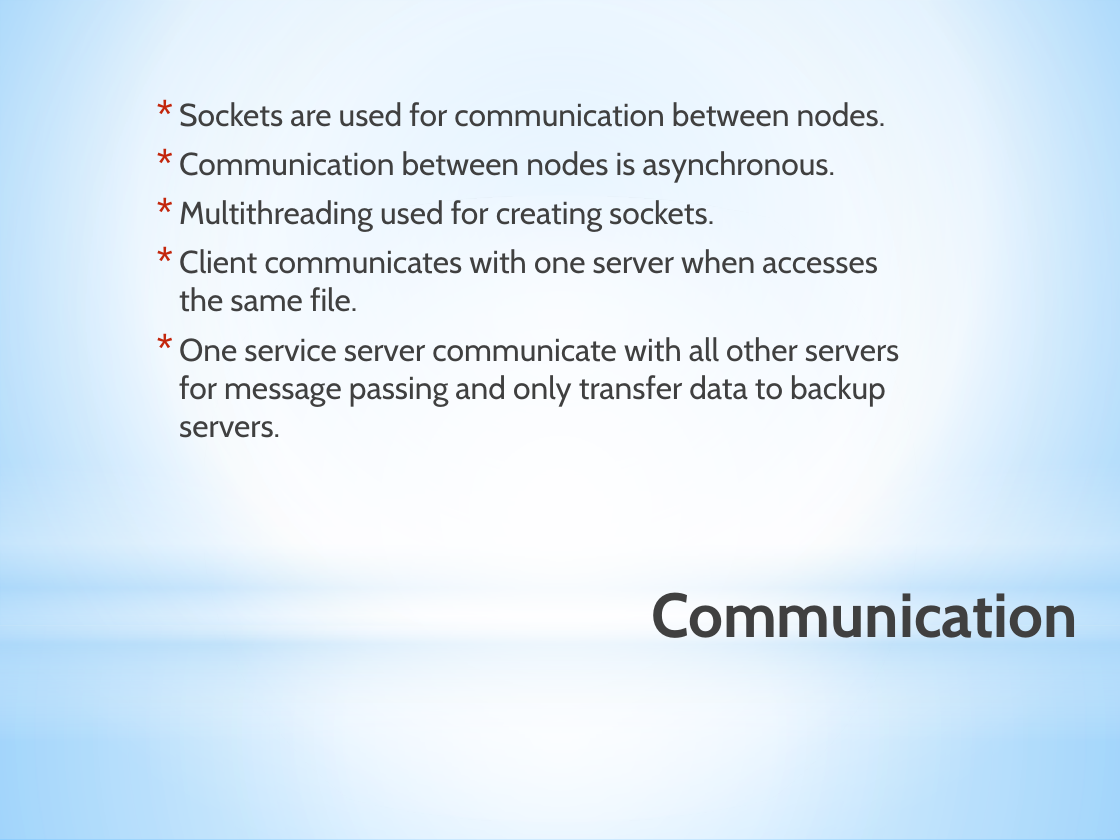
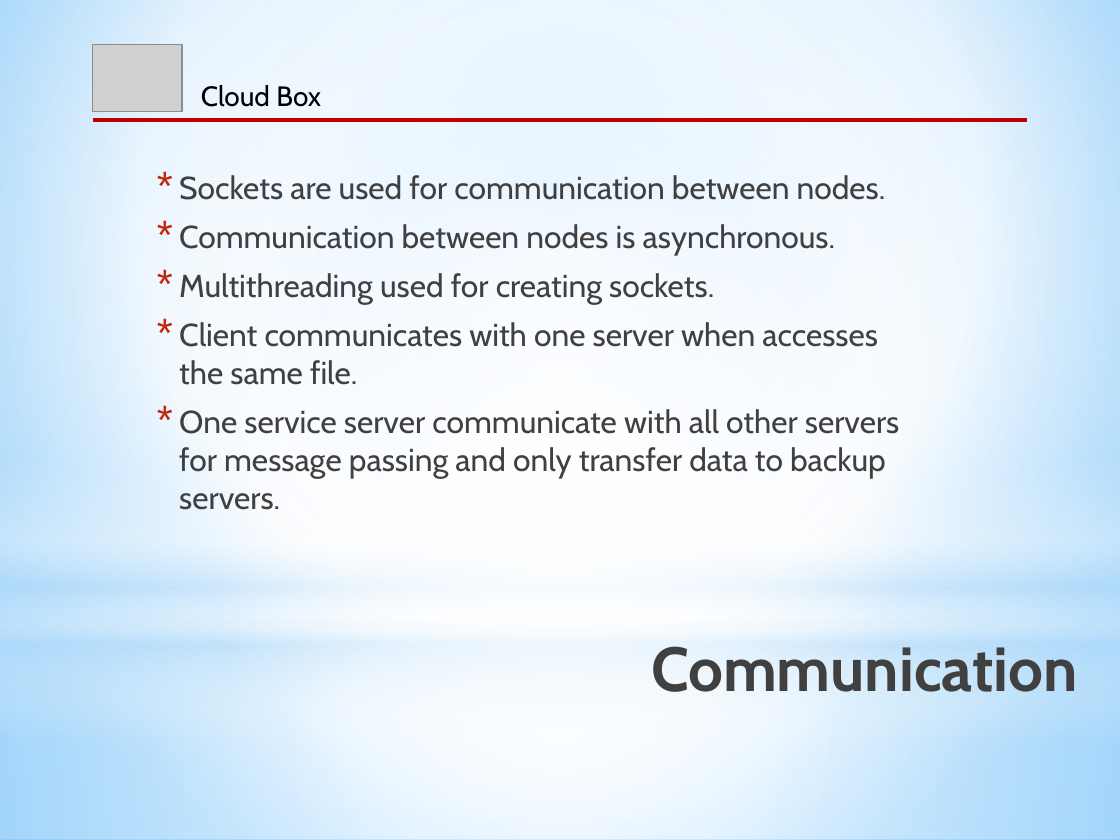
Before and after one commit to CICS525Project/DropboxImpl, a slide deck: slide 10 of Cloud Box_ppt.pptx. Drawn at 1120x840 pixels with LibreOffice and Linux fonts; fonts in the diff are those of the drawing; grey boxes stand for pictures. Boxes give left, top, right and bottom in pixels: in the first picture for what was removed or moved away, otherwise in the second. Text is boxed around its words. In the diff, an @@ line names an element or a change of style, - is before the commit and + after.

```diff
--- a/Cloud Box_ppt.pptx
+++ b/Cloud Box_ppt.pptx
@@ picture added at bbox=[93, 44, 183, 111] @@
@@ text added at bbox=[201, 85, 321, 107], 18 pt, text #000000 @@
+Cloud Box
@@ line added from (93, 120) to (1027, 120), #C00000 2.5 pt @@
@@ text "Sockets are used for communication ...": place and size @@
-text "Sockets are used for communication ..." at bbox=[179, 102, 899, 438]
+text "Sockets are used for communication ..." at bbox=[179, 175, 899, 510]
@@ title "Communication" rewrapped from bbox=[651, 585, 1078, 638] to bbox=[651, 646, 1078, 706] @@
```
Also in this commit, not shown: 13 other slides changed.
